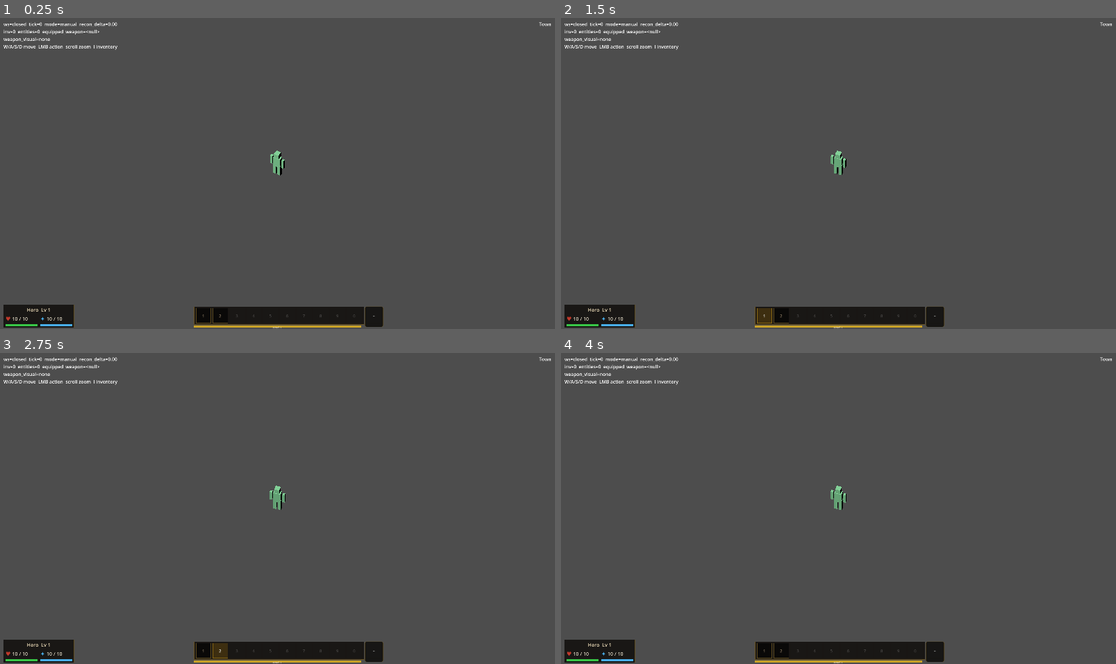
Above: before the commit, frames 1-4 (two rows, left to right).
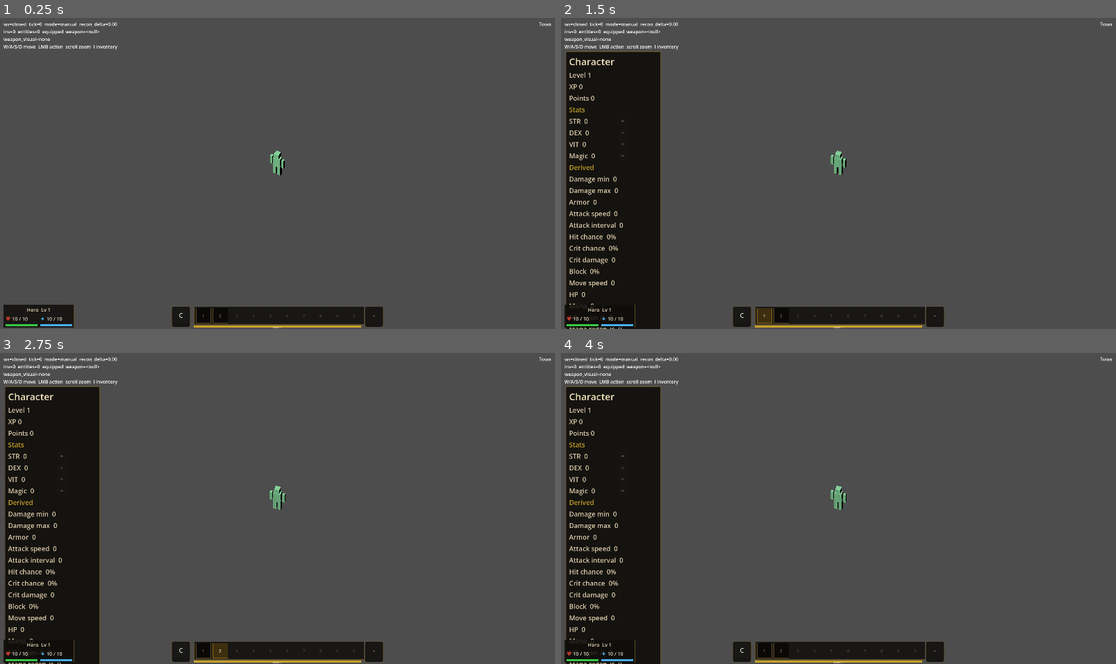
Above: after the commit, the same moments.

Repository: mmandrille/arpg-dev
Game: Godot game, scene res://scenes/main.tscn
Two runs of this game, one before a commit and one after it. Both use one fixed random seed, a clock stepped at 60 frames per second and the inputs below.
Inputs (mouse positions are in pixels of both pictures, inside the frame that each line leads up to):
- Up to frame 1 (0.25 s): no input
- Up to frame 2 (1.5 s): click (744, 316) at 0.5 s, where only the run after the commit has a clickable "C"; click "1" at 1.25 s
- Up to frame 3 (2.75 s): click "2" at 2 s
- Up to frame 4 (4 s): tap Enter at 2.75 s; move the mouse to (960, 492) at 2.77 s; hold D 2.78-3.5 s; tap 0 at 2.85 s; click (960, 492) at 2.92 s; tap Space at 3.5 s; drag from (727, 524) to (810, 570) at 3.52 s

The runs differ from the first frame. In frame 1, 0.2% of the frame differs, in the area x 30-35%, y 92-100%; in frame 2, 14%, in the area x 0-35%, y 10-100%; in frame 3, 14%; in frame 4, 14%.

Commit message:
feat(client): show progression upgrade badges

Diff:
--- /dev/null
+++ b/client/scripts/character_bar.gd
@@ -0,0 +1,135 @@
+class_name CharacterBar
+extends Control
+
+signal open_character_requested
+
+var _interactive: bool = true
+var _progression: Dictionary = {}
+var _panel: PanelContainer
+var _slot: Button
+var _badge: Label
+
+
+func _ready() -> void:
+	_sync_viewport_size()
+	get_viewport().size_changed.connect(_sync_viewport_size)
+	mouse_filter = Control.MOUSE_FILTER_IGNORE
+	_build()
+
+
+func set_interactive(enabled: bool) -> void:
+	_interactive = enabled
+	_render()
+
+
+func set_progression(next_progression: Dictionary) -> void:
+	_progression = next_progression.duplicate(true)
+	_render()
+
+
+func open_slot() -> void:
+	if not _interactive:
+		return
+	open_character_requested.emit()
+
+
+func get_debug_state() -> Dictionary:
+	return {
+		"enabled": _interactive,
+		"disabled": not _interactive,
+		"unspent_stat_points": _unspent_stat_points(),
+		"upgrade_badge_visible": _badge.visible if _badge != null else false,
+		"upgrade_badge_text": _badge.text if _badge != null else "",
+		"slot_text": _slot.text if _slot != null else "",
+		"tooltip_text": _slot.tooltip_text if _slot != null else "",
+	}
+
+
+func _sync_viewport_size() -> void:
+	set_anchors_and_offsets_preset(Control.PRESET_FULL_RECT)
+	if _panel != null:
+		_position_panel()
+
+
+func _build() -> void:
+	set_anchors_preset(Control.PRESET_FULL_RECT)
+	_panel = PanelContainer.new()
+	_panel.mouse_filter = Control.MOUSE_FILTER_STOP
+	_panel.add_theme_stylebox_override("panel", _panel_style())
+	add_child(_panel)
+
+	var box := VBoxContainer.new()
+	box.add_theme_constant_override("separation", 3)
+	_panel.add_child(box)
+
+	_slot = Button.new()
+	_slot.text = "C"
+	_slot.tooltip_text = "Character"
+	_slot.focus_mode = Control.FOCUS_NONE
+	_slot.custom_minimum_size = Vector2(52, 52)
+	_slot.pressed.connect(open_slot)
+	_slot.add_theme_font_size_override("font_size", 22)
+	box.add_child(_slot)
+
+	_badge = _make_upgrade_badge()
+	_slot.add_child(_badge)
+
+	var spacer := Control.new()
+	spacer.custom_minimum_size = Vector2(52, 6)
+	box.add_child(spacer)
+
+	_position_panel()
+	_render()
+
+
+func _position_panel() -> void:
+	var vp := get_viewport_rect().size
+	_panel.position = Vector2((vp.x * 0.5) - 366.0, vp.y - 78.0)
+	_panel.size = Vector2(64.0, 64.0)
+
+
+func _render() -> void:
+	if _slot == null:
+		return
+	_slot.disabled = not _interactive
+	if _badge != null:
+		_badge.visible = _unspent_stat_points() > 0
+
+
+func _unspent_stat_points() -> int:
+	return int(_progression.get("unspent_stat_points", 0))
+
+
+func _make_upgrade_badge() -> Label:
+	var badge := Label.new()
+	badge.text = "+"
+	badge.mouse_filter = Control.MOUSE_FILTER_IGNORE
+	badge.horizontal_alignment = HORIZONTAL_ALIGNMENT_CENTER
+	badge.vertical_alignment = VERTICAL_ALIGNMENT_CENTER
+	badge.position = Vector2(34.0, -2.0)
+	badge.size = Vector2(20.0, 20.0)
+	badge.add_theme_font_size_override("font_size", 18)
+	badge.add_theme_color_override("font_color", Color("#5eff62"))
+	badge.add_theme_color_override("font_shadow_color", Color(0.0, 0.0, 0.0, 0.85))
+	badge.add_theme_constant_override("shadow_offset_x", 1)
+	badge.add_theme_constant_override("shadow_offset_y", 1)
+	return badge
+
+
+func _panel_style() -> StyleBoxFlat:
+	var s := StyleBoxFlat.new()
+	s.bg_color = Color(0.06, 0.055, 0.045, 0.88)
+	s.border_color = Color("#5c4a1f")
+	s.border_width_left = 1
+	s.border_width_top = 1
+	s.border_width_right = 1
+	s.border_width_bottom = 1
+	s.corner_radius_top_left = 6
+	s.corner_radius_top_right = 6
+	s.corner_radius_bottom_left = 6
+	s.corner_radius_bottom_right = 6
+	s.content_margin_left = 6
+	s.content_margin_right = 6
+	s.content_margin_top = 5
+	s.content_margin_bottom = 5
+	return s
--- a/client/scripts/main.gd
+++ b/client/scripts/main.gd
@@ -19,6 +19,7 @@
 const ConsumableBarScript := preload("res://scripts/consumable_bar.gd")
 const CharacterStatsPanelScript := preload("res://scripts/character_stats_panel.gd")
 const SkillsPanelScript := preload("res://scripts/skills_panel.gd")
+const CharacterBarScript := preload("res://scripts/character_bar.gd")
 const SkillBarScript := preload("res://scripts/skill_bar.gd")
 const StatusEffectsBarScript := preload("res://scripts/status_effects_bar.gd")
 const PlayerHealthBarScript := preload("res://scripts/player_health_bar.gd")
@@ -72,7 +73,7 @@
 }
 const LOOT_LABEL_REVEAL_DIM_FACTOR := 0.58
 const BOSS_VISUAL_MODEL := "current_humanoid_player"
-const BOSS_PHASE_TICK_RATE := 15.0
+const BOSS_PHASE_TICK_RATE := 10.0
 const BOSS_TELEGRAPH_MARKER_NAME := "BossTelegraphMarker"
 const ARCHER_MONSTER_DEF_ID := "dungeon_archer"
 const ARCHER_BOW_MARKER_NAME := "ArcherBowMarker"
@@ -202,6 +203,7 @@
 var consumable_bar: ConsumableBar
 var character_stats_panel: CharacterStatsPanel
 var skills_panel: SkillsPanel
+var character_bar: Control
 var skill_bar: SkillBar
 var status_effects_bar: StatusEffectsBar
 var character_info_panel: PanelContainer
@@ -2432,6 +2434,8 @@
 		consumable_bar.set_interactive(false)
 	if character_stats_panel != null:
 		character_stats_panel.set_allocation_enabled(false)
+	if character_bar != null:
+		character_bar.set_interactive(false)
 	if skills_panel != null:
 		skills_panel.set_interactive(false)
 	if skill_bar != null:
@@ -2578,6 +2582,9 @@
 	skills_panel = SkillsPanelScript.new()
 	skills_panel.allocate_skill_point_requested.connect(_on_skill_point_requested)
 	ui.add_child(skills_panel)
+	character_bar = CharacterBarScript.new()
+	character_bar.open_character_requested.connect(_open_character_panel_from_bar)
+	ui.add_child(character_bar)
 	skill_bar = SkillBarScript.new()
 	skill_bar.cast_skill_requested.connect(_on_skill_cast_requested)
 	skill_bar.open_skills_requested.connect(_open_skills_panel_from_bar)
@@ -2736,6 +2743,14 @@
 	_close_gameplay_panels("skills")
 	skills_panel.ensure_display_visible()
 	_refresh_skill_ui()
+
+
+func _open_character_panel_from_bar() -> void:
+	if character_stats_panel == null or _input_locked():
+		return
+	_close_gameplay_panels("stats")
+	character_stats_panel.ensure_display_visible()
+	_refresh_progression_ui()
 
 
 func _stat_allocation_blocked() -> bool:
@@ -2866,6 +2881,8 @@
 	if character_stats_panel != null:
 		character_stats_panel.set_progression(character_progression)
 		character_stats_panel.set_allocation_enabled(not _stat_allocation_blocked())
+	if character_bar != null:
+		character_bar.set_progression(character_progression)
 	if consumable_bar != null:
 		consumable_bar.set_character_progression(character_progression)
 
@@ -2883,6 +2900,8 @@
 func _sync_progression_interactivity() -> void:
 	if character_stats_panel != null:
 		character_stats_panel.set_allocation_enabled(not _stat_allocation_blocked())
+	if character_bar != null:
+		character_bar.set_interactive(not _input_locked())
 	if skills_panel != null:
 		skills_panel.set_interactive(not _skill_allocation_blocked())
 	if skill_bar != null:
@@ -4240,6 +4259,7 @@
 		"stash_panel": stash_panel.get_debug_state() if stash_panel != null else {},
 		"character_stats_panel": character_stats_panel.get_debug_state() if character_stats_panel != null else {},
 		"skills_panel": skills_panel.get_debug_state() if skills_panel != null else {},
+		"character_bar": character_bar.get_debug_state() if character_bar != null else {},
 		"skill_bar": skill_bar.get_debug_state() if skill_bar != null else {},
 		"status_effects_bar": status_effects_bar.get_debug_state() if status_effects_bar != null else {"effects": [], "visible": false},
 		"boss_health_bar": boss_health_bar.get_debug_state() if boss_health_bar != null else {"visible": false},
--- a/client/scripts/skill_bar.gd
+++ b/client/scripts/skill_bar.gd
@@ -4,7 +4,7 @@
 signal cast_skill_requested(skill_id: String)
 signal open_skills_requested
 
-const TICK_DURATION_S := 0.05
+const TICK_DURATION_S := 1.0 / 10.0
 
 var skill_progression: Dictionary = {}
 var _interactive: bool = true
@@ -15,6 +15,7 @@
 var _total_ticks: int = 0
 var _panel: PanelContainer
 var _slot: Button
+var _badge: Label
 var _cooldown: ProgressBar
 var _flash_timer: float = 0.0
 var _flash_color := Color("#f0dfbb")
@@ -101,6 +102,9 @@
 		"skill_name": _skill_name(_current_skill_id()),
 		"rank": _rank,
 		"max_rank": _max_rank,
+		"unspent_skill_points": _unspent_skill_points(),
+		"upgrade_badge_visible": _badge.visible if _badge != null else false,
+		"upgrade_badge_text": _badge.text if _badge != null else "",
 		"enabled": _slot_enabled(),
 		"disabled": not _slot_enabled(),
 		"remaining_ticks": int(ceil(_remaining_ticks)),
@@ -137,6 +141,9 @@
 	_slot.add_theme_font_size_override("font_size", 22)
 	box.add_child(_slot)
 
+	_badge = _make_upgrade_badge()
+	_slot.add_child(_badge)
+
 	_cooldown = ProgressBar.new()
 	_cooldown.min_value = 0.0
 	_cooldown.max_value = 1.0
@@ -161,6 +168,8 @@
 	_slot.disabled = not _interactive
 	_slot.text = _skill_icon_label_text(_current_skill_id()) if _rank > 0 else "-"
 	_slot.tooltip_text = _tooltip_text(_current_skill_id())
+	if _badge != null:
+		_badge.visible = _unspent_skill_points() > 0
 	_cooldown.value = _cooldown_fraction()
 
 
@@ -172,6 +181,10 @@
 	if _total_ticks <= 0:
 		return 0.0
 	return clampf(_remaining_ticks / float(_total_ticks), 0.0, 1.0)
+
+
+func _unspent_skill_points() -> int:
+	return int(skill_progression.get("unspent_skill_points", 0))
 
 
 func _skill_row(skill_id: String) -> Dictionary:
@@ -217,6 +230,22 @@
 	_flash_color = color
 	_flash_timer = 0.2
 	_slot.modulate = _flash_color
+
+
+func _make_upgrade_badge() -> Label:
+	var badge := Label.new()
+	badge.text = "+"
+	badge.mouse_filter = Control.MOUSE_FILTER_IGNORE
+	badge.horizontal_alignment = HORIZONTAL_ALIGNMENT_CENTER
+	badge.vertical_alignment = VERTICAL_ALIGNMENT_CENTER
+	badge.position = Vector2(34.0, -2.0)
+	badge.size = Vector2(20.0, 20.0)
+	badge.add_theme_font_size_override("font_size", 18)
+	badge.add_theme_color_override("font_color", Color("#5eff62"))
+	badge.add_theme_color_override("font_shadow_color", Color(0.0, 0.0, 0.0, 0.85))
+	badge.add_theme_constant_override("shadow_offset_x", 1)
+	badge.add_theme_constant_override("shadow_offset_y", 1)
+	return badge
 
 
 func _panel_style() -> StyleBoxFlat:
--- a/client/tests/test_coop_client.gd
+++ b/client/tests/test_coop_client.gd
@@ -14,6 +14,7 @@
 const StashPanelScript := preload("res://scripts/stash_panel.gd")
 const CharacterStatsPanelScript := preload("res://scripts/character_stats_panel.gd")
 const SkillsPanelScript := preload("res://scripts/skills_panel.gd")
+const CharacterBarScript := preload("res://scripts/character_bar.gd")
 const SkillBarScript := preload("res://scripts/skill_bar.gd")
 
 var _pass_count: int = 0
@@ -32,6 +33,7 @@
 	_test_multiple_remote_players_update_and_remove_independently()
 	_test_path_reject_clears_held_click_state()
 	_test_capacity_reject_shows_bag_full_unequip_message()
+	_test_character_bar_opens_stats_panel()
 	_test_skill_function_key_selects_right_click_skill()
 	_test_learned_skill_auto_selects_right_click()
 	_test_skill_cast_payload_uses_direction_without_nearest_fallback()
@@ -585,6 +587,42 @@
 	main.free()
 
 
+func _test_character_bar_opens_stats_panel() -> void:
+	var main = MainScript.new()
+	main.character_stats_panel = CharacterStatsPanelScript.new()
+	main.skills_panel = SkillsPanelScript.new()
+	main.inventory_panel = InventoryPanelScript.new()
+	main.character_bar = CharacterBarScript.new()
+	root.add_child(main.character_stats_panel)
+	root.add_child(main.skills_panel)
+	root.add_child(main.inventory_panel)
+	root.add_child(main.character_bar)
+	main.character_stats_panel._build()
+	main.character_bar._build()
+	main.character_bar.open_character_requested.connect(main._open_character_panel_from_bar)
+	main.character_progression = {
+		"level": 2,
+		"experience": 30,
+		"unspent_stat_points": 2,
+		"base_stats": {"str": 5, "agi": 5, "vit": 5, "magic": 5},
+		"derived_stats": {"max_hp": 10},
+	}
+	main._refresh_progression_ui()
+	var character_bar_state: Dictionary = main.character_bar.get_debug_state()
+	_assert_eq("character bar is the stats button", str(character_bar_state.get("tooltip_text", "")), "Character")
+	_assert_true("character bar stat badge visible with points", bool(character_bar_state.get("upgrade_badge_visible", false)))
+	_assert_eq("character bar stat badge text", str(character_bar_state.get("upgrade_badge_text", "")), "+")
+	main.skills_panel.visible = true
+	main.inventory_panel.visible = true
+	main.character_bar.open_slot()
+	_assert_true("character bar opens stats panel", main.character_stats_panel.visible)
+	main.character_bar.queue_free()
+	main.character_stats_panel.free()
+	main.skills_panel.free()
+	main.inventory_panel.free()
+	main.free()
+
+
 func _test_skill_function_key_selects_right_click_skill() -> void:
 	var main = MainScript.new()
 	main.skill_bar = SkillBarScript.new()
--- a/client/tests/test_skill_bar.gd
+++ b/client/tests/test_skill_bar.gd
@@ -33,6 +33,7 @@
 	bar.set_interactive(true)
 	var state := bar.get_debug_state()
 	_assert_eq("rank starts zero", int(state.get("rank", -1)), 0)
+	_assert_false("skill upgrade badge hidden without points", bool(state.get("upgrade_badge_visible", true)))
 	_assert_false("unranked skill disabled", bool(state.get("enabled", true)))
 	_assert_eq("unranked slot text", str(state.get("slot_text", "")), "-")
 	_assert_true("tooltip uses catalog name", str(state.get("tooltip_text", "")).contains("Magic Bolt"))
@@ -41,10 +42,12 @@
 	_assert_eq("slot click does not cast", emitted.size(), 0)
 
 	bar.set_skill_progression({
-		"unspent_skill_points": 0,
+		"unspent_skill_points": 1,
 		"skills": _skill_rows(1),
 	})
 	state = bar.get_debug_state()
+	_assert_true("skill upgrade badge visible with points", bool(state.get("upgrade_badge_visible", false)))
+	_assert_eq("skill upgrade badge text", str(state.get("upgrade_badge_text", "")), "+")
 	_assert_true("ranked skill enabled", bool(state.get("enabled", false)))
 	_assert_eq("ranked slot text from presentation", str(state.get("slot_text", "")), "M")
 	bar.use_slot()
Not shown, added: client/scripts/character_bar.gd.uid
Not shown, changed: CLAUDE.md
Not shown, changed: server/internal/realtime/protocol.go
